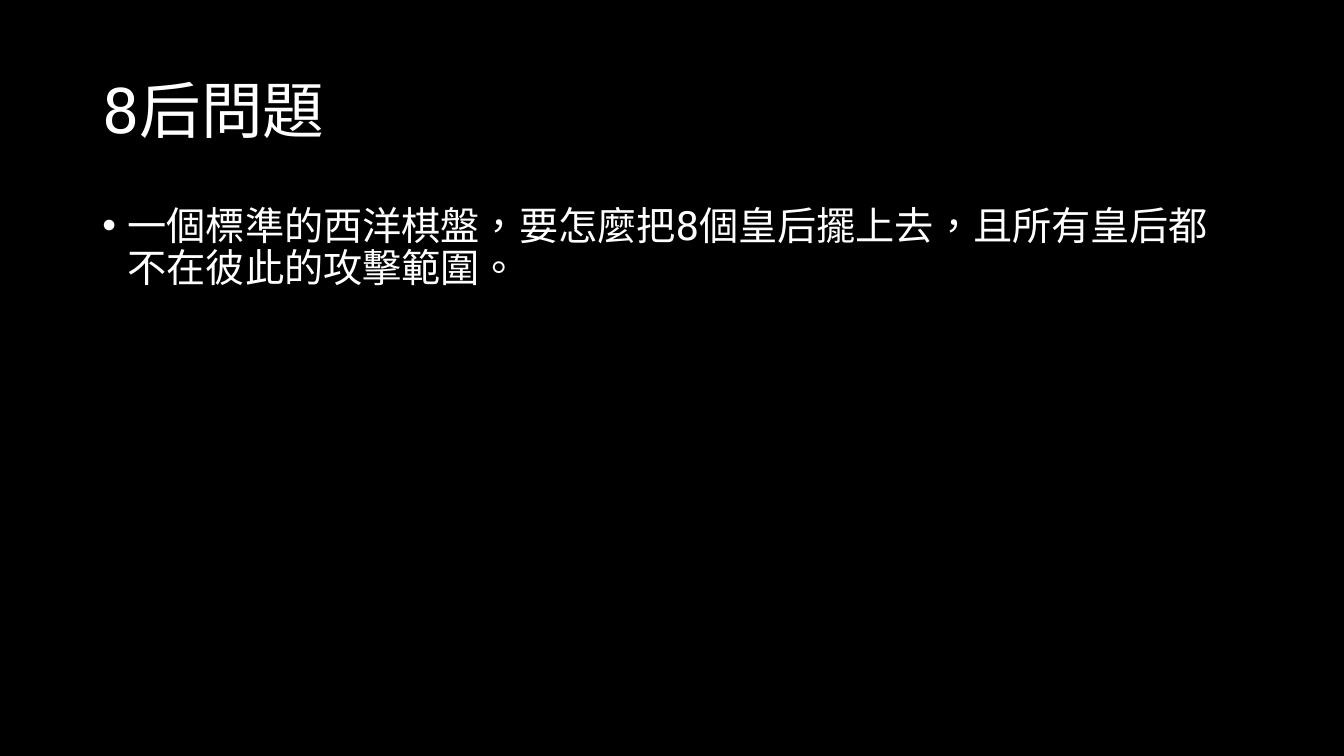
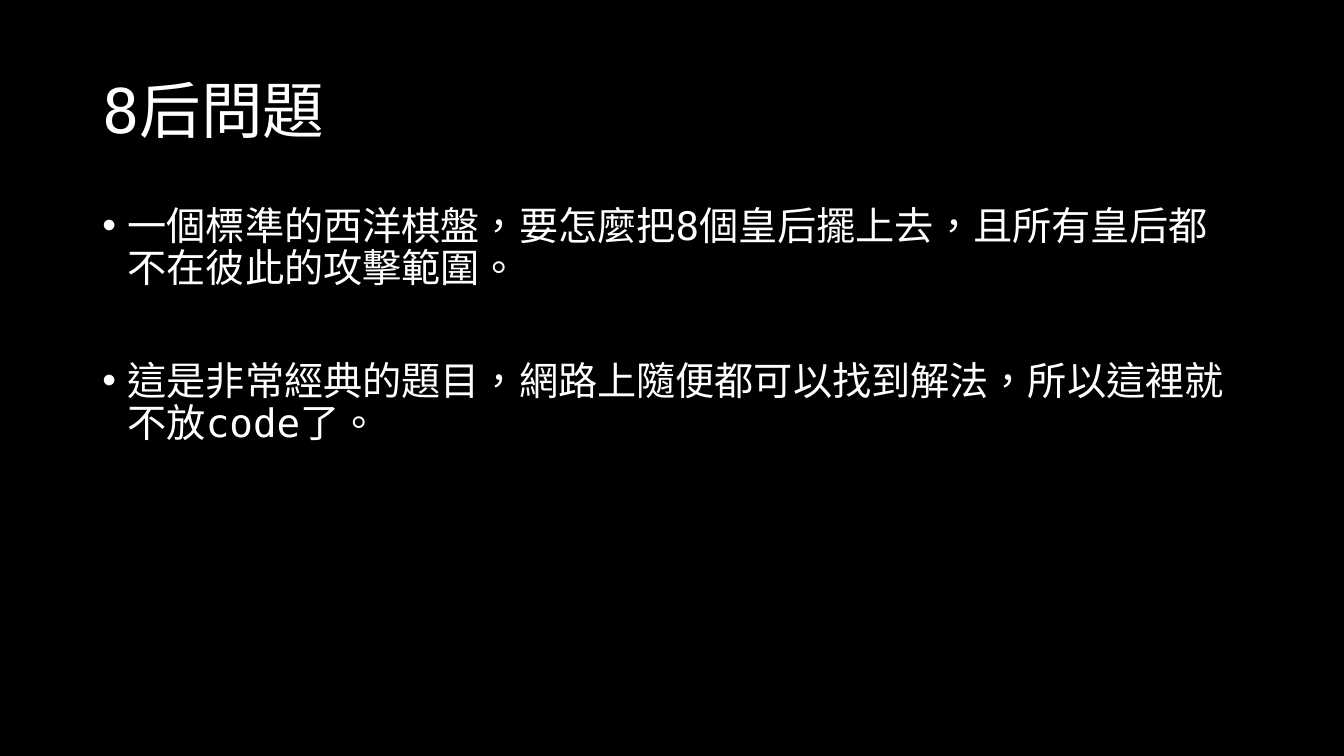
Before and after one commit to OEmiliatanO/those_c_prog_didnt_teach, a slide deck: slide 255 of Ch4/Ch4-algorithm.pptx (slide 254 before the commit). Drawn at 1344x756 pixels with LibreOffice and Linux fonts; fonts in the diff are those of the drawing. Boxes give left, top, right and bottom in pixels: in the first picture for what was removed or moved away, otherwise in the second. Text is boxed around its words. In the diff, an @@ line names an element or a change of style, - is before the commit and + after.

```diff
--- a/Ch4/Ch4-algorithm.pptx
+++ b/Ch4/Ch4-algorithm.pptx
@@ text at [128, 361, 1224, 440]: paragraph added @@
+• 這是非常經典的題目，網路上隨便都可以找到解法，所以這裡就不放code了。
```
Also in this commit, not shown: 2 other slides changed, 1 slide added.
